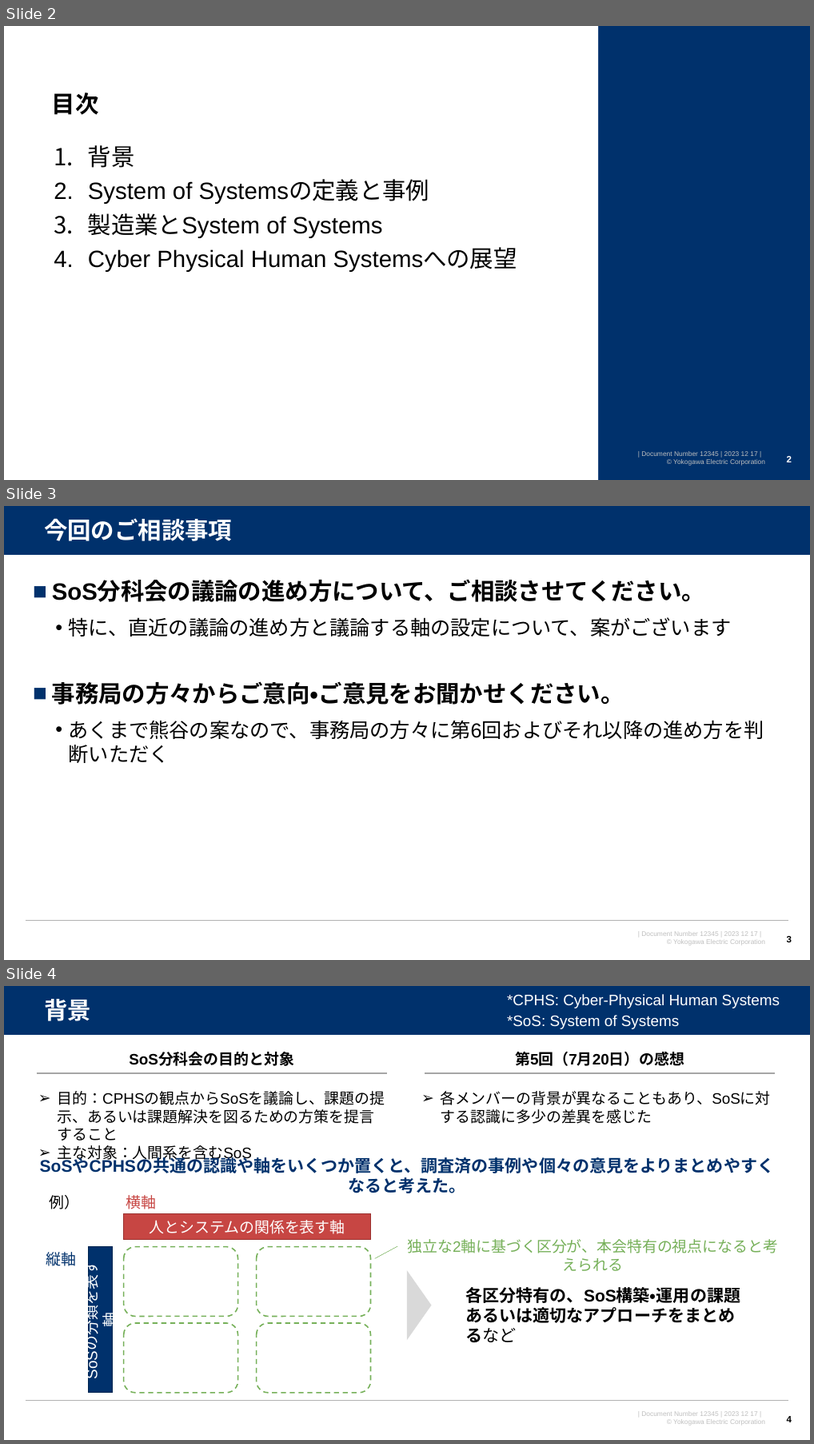
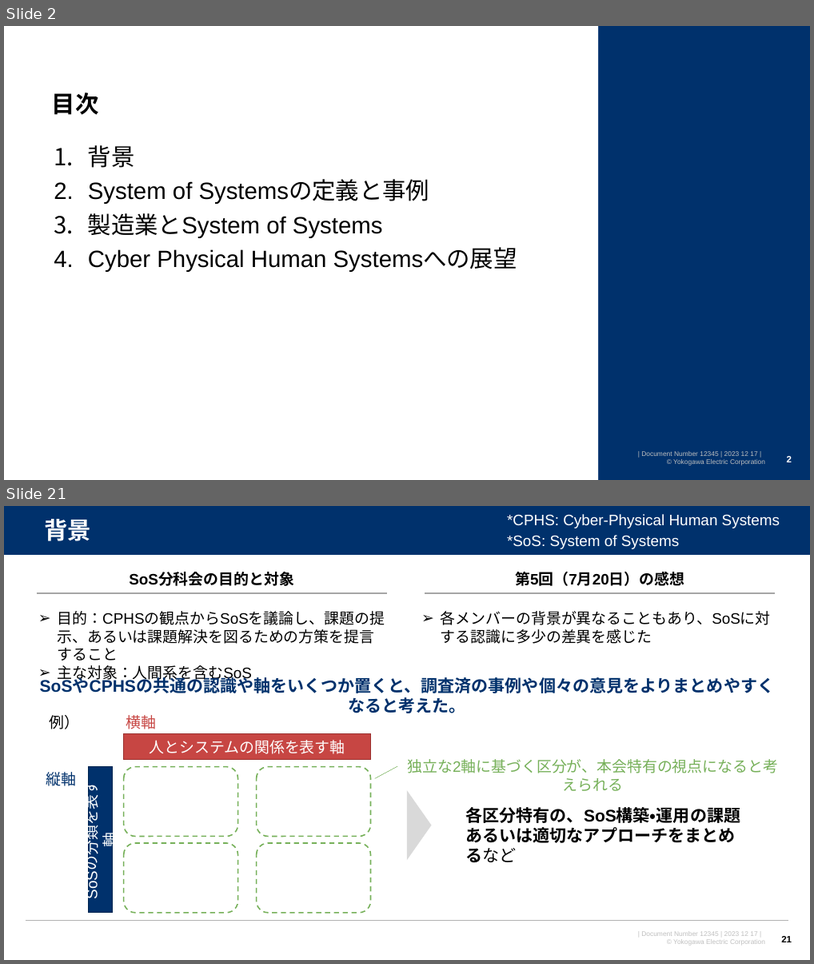
Before and after one commit to watarukumagai-git/opt, a slide deck: SoS/conf2023/231217_横幹連合コンファレンス_熊谷.pptx. Shown one above the other, each under a label of ours: slides 2, 3 and 4 before the commit, slides 2 and 21 after it; the slides between them are not shown. The pictures are 814x1444 and 814x964 pixels, drawn with LibreOffice and Linux fonts; fonts in the diff are those of the drawing; background and template pictures are left out. Boxes give left, top, right and bottom in pixels: in the first picture for what was removed or moved away, otherwise in the second. Text is boxed around its words. In the diff, an @@ line names an element or a change of style, - is before the commit and + after.

```diff
--- a/SoS/conf2023/231217_横幹連合コンファレンス_熊谷.pptx
+++ b/SoS/conf2023/231217_横幹連合コンファレンス_熊谷.pptx
@@ slide 3 removed at bbox=[4, 506, 810, 960], background #FFFFFF; not listed: 4 template elements that a slide beside it also shows @@
@@ title removed at bbox=[44, 518, 232, 541] @@
-今回のご相談事項
@@ text removed at bbox=[52, 581, 765, 739] @@
-■ SoS分科会の議論の進め方について、ご相談させてください。
-  • 特に、直近の議論の進め方と議論する軸の設定について、案がございます
-■ 事務局の方々からご意向・ご意見をお聞かせください。
-  • あくまで熊谷の案なので、事務局の方々に第6回およびそれ以降の進め方を判断いただく
@@ page number removed at bbox=[787, 936, 792, 942] @@
-3
@@ what was slide 4 is now slide 21 @@
@@ page number at bbox=[782, 936, 792, 942]: text changed @@
-4
+21
```
Also in this commit, not shown: 3 slides changed, 4 slides added, 1 other slide removed.
